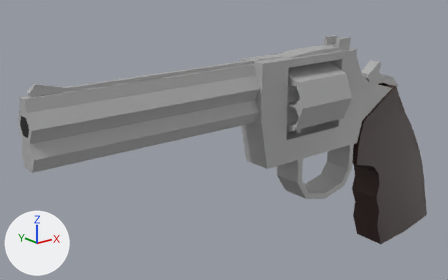
One commit to the Blender file assets/models/guns/colt_python.blend: the scene before it, then after it.
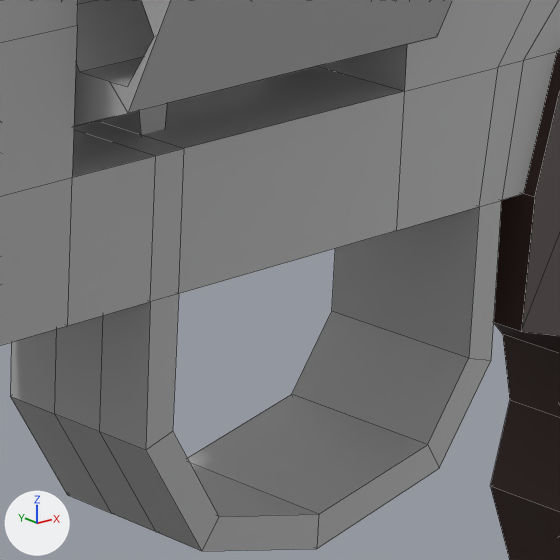
Each version appears first whole from a 50 mm camera at (-0.3262, -0.296, 0.1089) aimed at (-0.0675, 0.0274, -0.0204), and next in a close-up on the part from 61% to 81% of the width and 40% to 72% of the height. Every picture has the same lights, and +X, +Y and +Z are marked at lower left. The close-ups show mesh edges as thin lines.

Objects in the first close-up: 'Cylinder', 'Grip', 'Receiver', 'Trigger'.
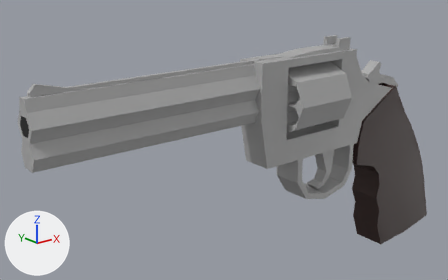
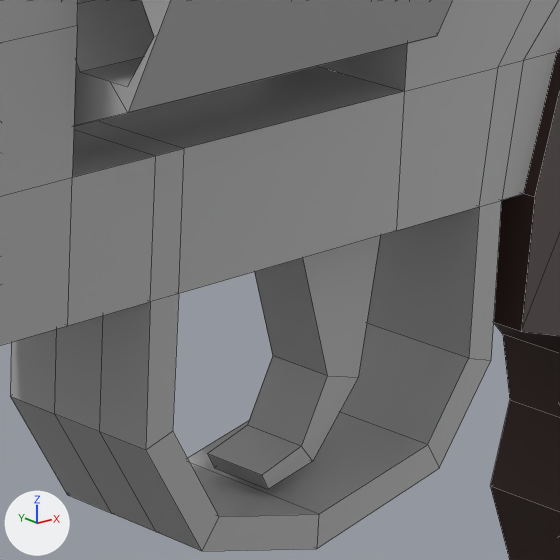
Patch to the scene script:
```diff
--- a/assets/models/guns/colt_python.blend.py
+++ b/assets/models/guns/colt_python.blend.py
@@ ob_trigger @@
 ob_trigger.matrix_parent_inverse = Matrix(((10.57, 0.0, 0.0, -0.483), (0.0, 10.57, 0.0, 0.0), (0.0, 0.0, 10.57, -1.445), (0.0, 0.0, 0.0, 1.0)))
-ob_trigger.location = (0.0, 0.0, 0.139)
+ob_trigger.location = (0.0435, 0.0, 0.105)
+ob_trigger.rotation_euler = (0.0, 0.615, 0.0)  # degrees (0, 35, 0)
 ob_trigger.scale = (0.0946, 0.0436, 0.0946)
```

Location of each change, (x1, y1, x2, y2) in pixels of the close-ups (560 x 560 px):
'Trigger', moved, turned: before (98, 104, 167, 135); after (208, 236, 380, 489)
